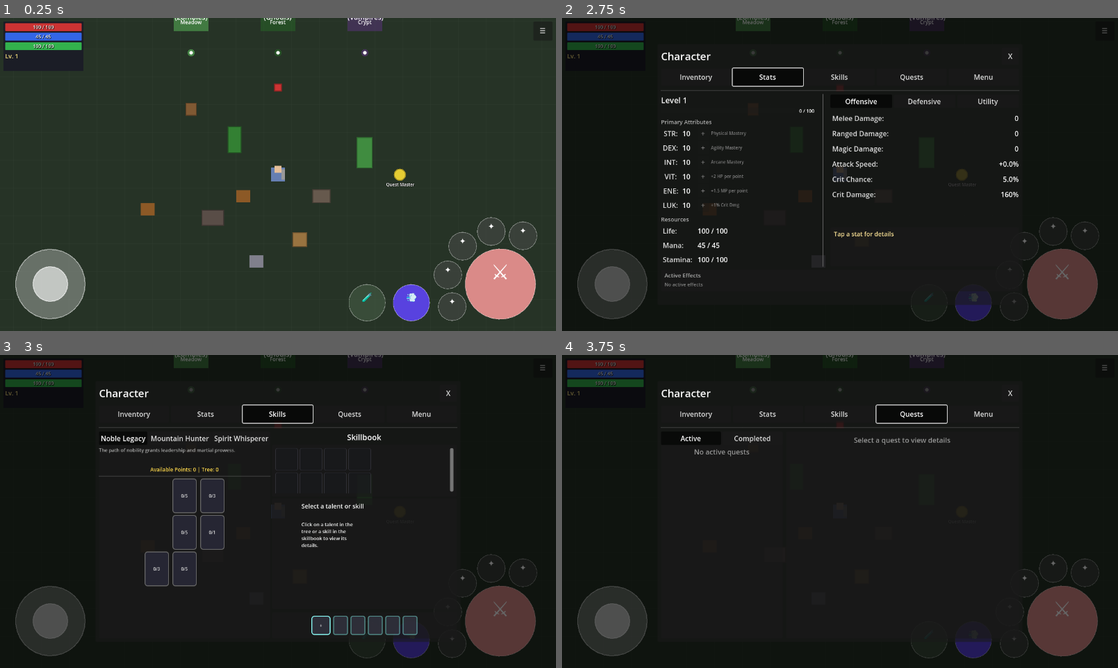
Above: before the commit, frames 1-4 (two rows, left to right).
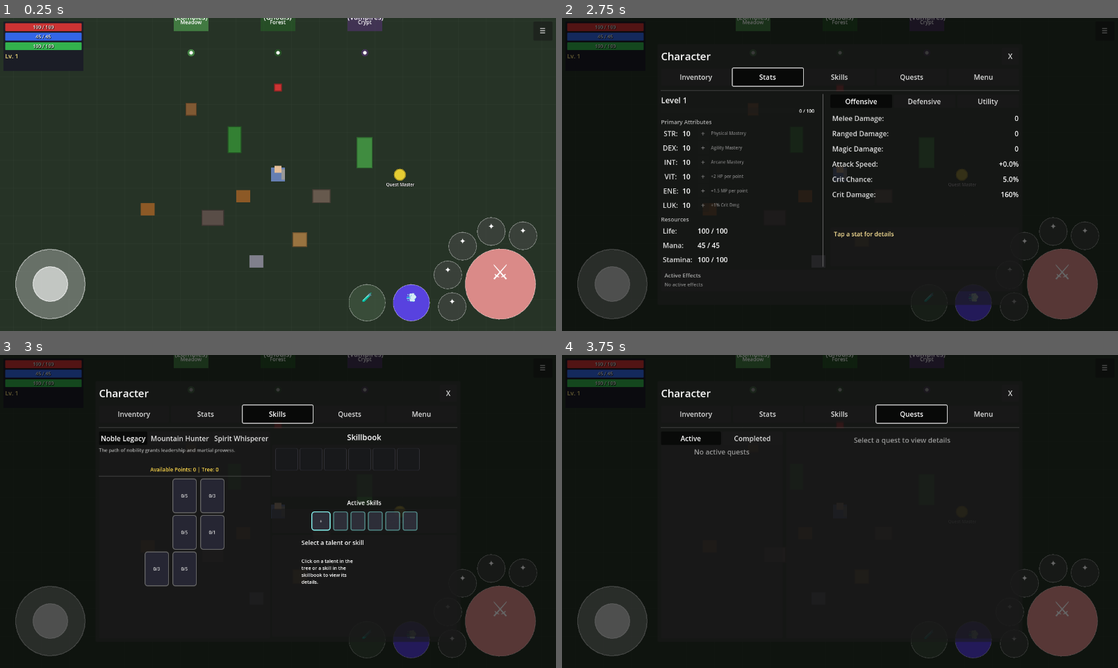
Above: after the commit, the same moments.

Repository: MatousHruska/MobileTestia
Game: Godot game, scene res://scenes/world/test_zone.tscn
Two runs of this game, one before a commit and one after it. Both use one fixed random seed, a clock stepped at 60 frames per second and the inputs below.
Inputs:
- Up to frame 1 (0.25 s): no input
- Up to frame 2 (2.75 s): click "☰" at 0.5 s; click "Inventory" at 1.25 s; click "Stats" at 2 s
- Up to frame 3 (3 s): click "Skills" at 2.75 s
- Up to frame 4 (3.75 s): click "Quests" at 3.5 s

Frames 1-2 are identical in both runs. In frame 3, 2.8% of the frame differs, in the area x 49-82%, y 29-90%; in frame 4, nothing differs.

Commit message:
Change skillbook to 6 columns, move Active Skills UI below skillbook

Diff:
--- a/scripts/ui/menu/skills_panel.gd
+++ b/scripts/ui/menu/skills_panel.gd
@@ -25,9 +25,9 @@
 const TALENT_SPACING := Vector2(16, 24)  ## Spacing between talent nodes
 const ROW_HEIGHT := 80  ## Height per talent row
 const TREE_WIDTH := 340  ## Width of talent tree panel
-const SKILLBOOK_COLS := 4  ## Columns in skillbook grid
+const SKILLBOOK_COLS := 6  ## Columns in skillbook grid
 const SKILLBOOK_CELL_SIZE := 52  ## Size of skillbook cells
-const SKILLBOOK_MIN_SLOTS := 8  ## Minimum visible slots (2 rows)
+const SKILLBOOK_MIN_SLOTS := 6  ## Minimum visible slots (1 row)
 
 ## Colors
 const COLOR_LOCKED := Color(0.4, 0.4, 0.4)
@@ -200,14 +200,14 @@
 	_skillbook_grid.add_theme_constant_override("v_separation", 4)
 	skillbook_scroll.add_child(_skillbook_grid)
 
+	# Build skill bind UI (below skillbook)
+	_build_skill_bind_ui()
+
 	# Build description panel
 	_build_description_panel()
 
 	# Build action buttons
 	_build_action_buttons()
-
-	# Build skill bind UI
-	_build_skill_bind_ui()
 
 
 func _build_description_panel() -> void:
@@ -282,15 +282,22 @@
 
 
 func _build_skill_bind_ui() -> void:
+	# Active Skills label
+	var label := Label.new()
+	label.text = "Active Skills"
+	label.add_theme_font_size_override("font_size", 14)
+	label.horizontal_alignment = HORIZONTAL_ALIGNMENT_CENTER
+	_right_panel.add_child(label)
+
 	_bind_panel = PanelContainer.new()
-	_bind_panel.custom_minimum_size = Vector2(0, 60)
+	_bind_panel.custom_minimum_size = Vector2(0, 54)
 	_right_panel.add_child(_bind_panel)
 
 	var margin := MarginContainer.new()
 	margin.add_theme_constant_override("margin_left", 8)
 	margin.add_theme_constant_override("margin_right", 8)
-	margin.add_theme_constant_override("margin_top", 8)
-	margin.add_theme_constant_override("margin_bottom", 8)
+	margin.add_theme_constant_override("margin_top", 6)
+	margin.add_theme_constant_override("margin_bottom", 6)
 	_bind_panel.add_child(margin)
 
 	# Simple horizontal row
